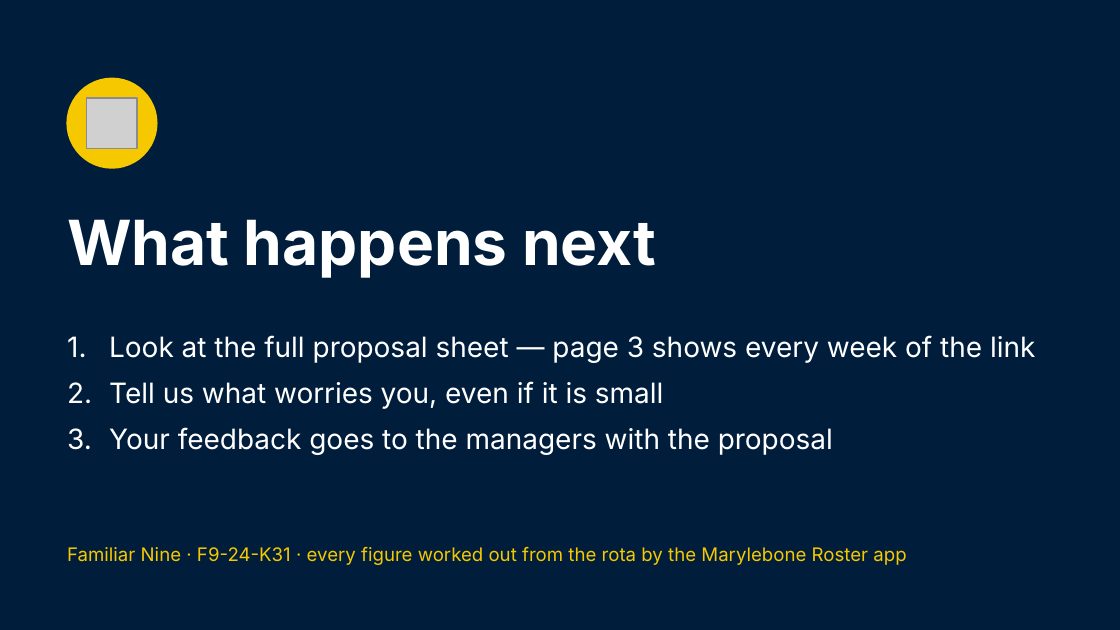
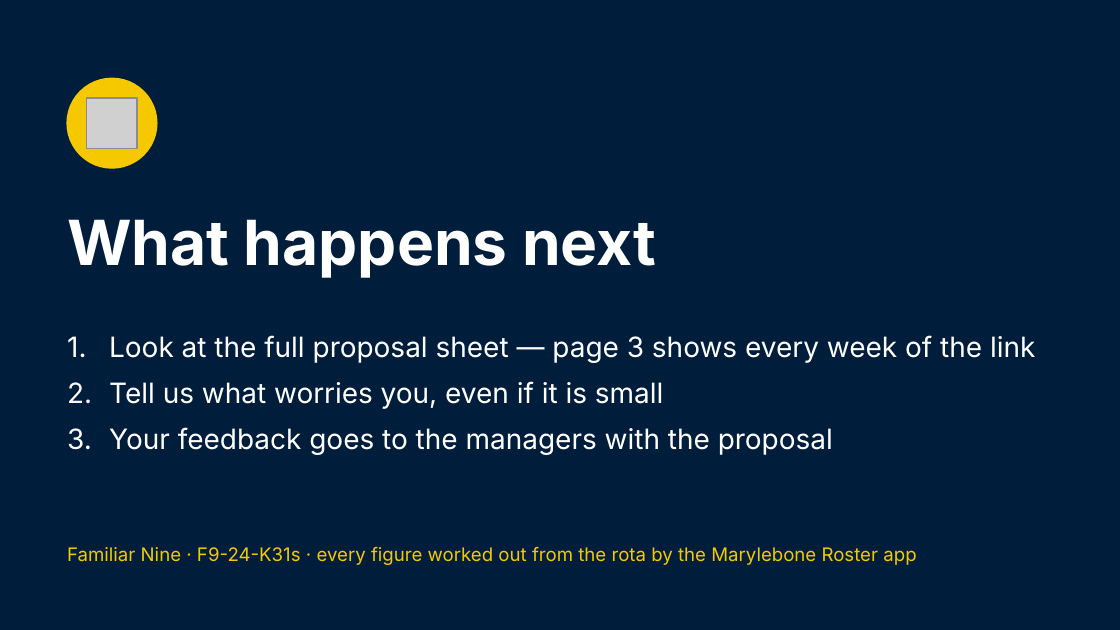
Before and after one commit to Garethdavidmiller/roster-app, a slide deck: slide 15 of docs/proposals/presentations/Familiar-Nine-for-colleagues.pptx. Drawn at 1120x630 pixels with LibreOffice and Linux fonts; fonts in the diff are those of the drawing; grey boxes stand for pictures. Boxes give left, top, right and bottom in pixels: in the first picture for what was removed or moved away, otherwise in the second. Text is boxed around its words. In the diff, an @@ line names an element or a change of style, - is before the commit and + after.

```diff
--- a/docs/proposals/presentations/Familiar-Nine-for-colleagues.pptx
+++ b/docs/proposals/presentations/Familiar-Nine-for-colleagues.pptx
@@ text at box(67, 547, 916, 565): text changed @@
-Familiar Nine · F9-24-K31 · every figure worked out from the rota by the Marylebone Roster app
+Familiar Nine · F9-24-K31s · every figure worked out from the rota by the Marylebone Roster app
```
Also in this commit, not shown: 5 other slides changed, 4 other files.
